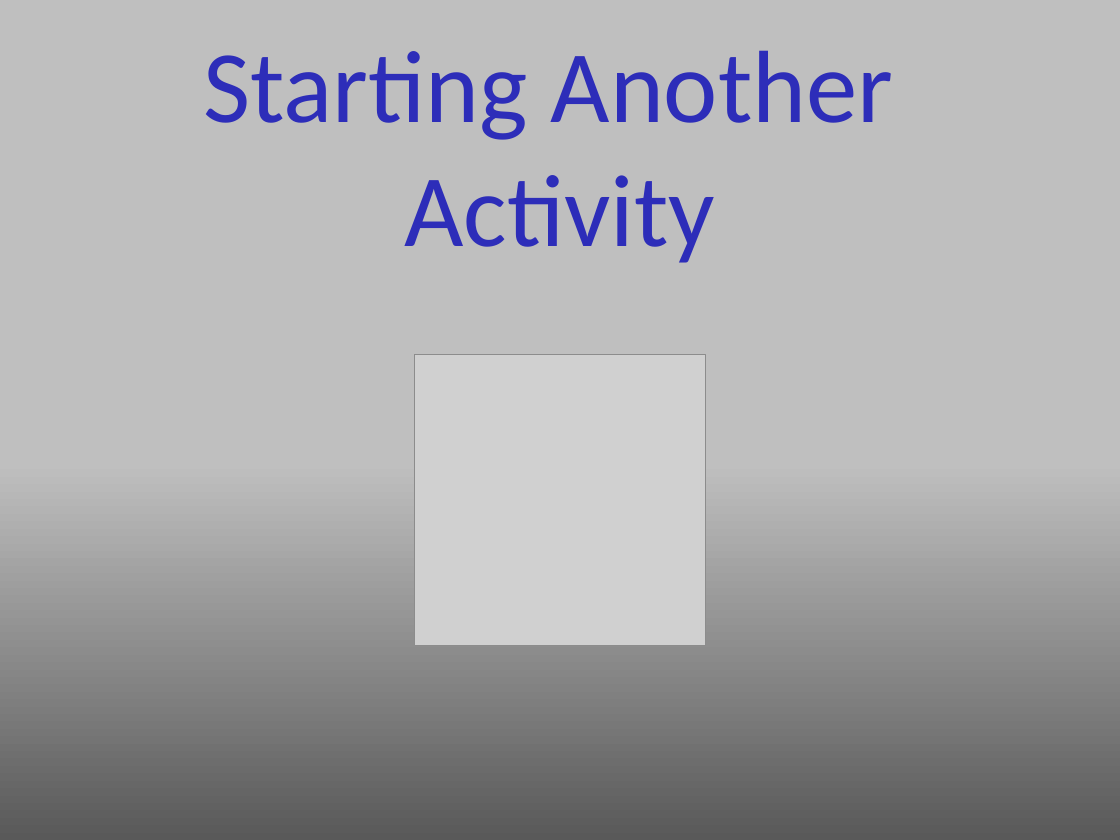
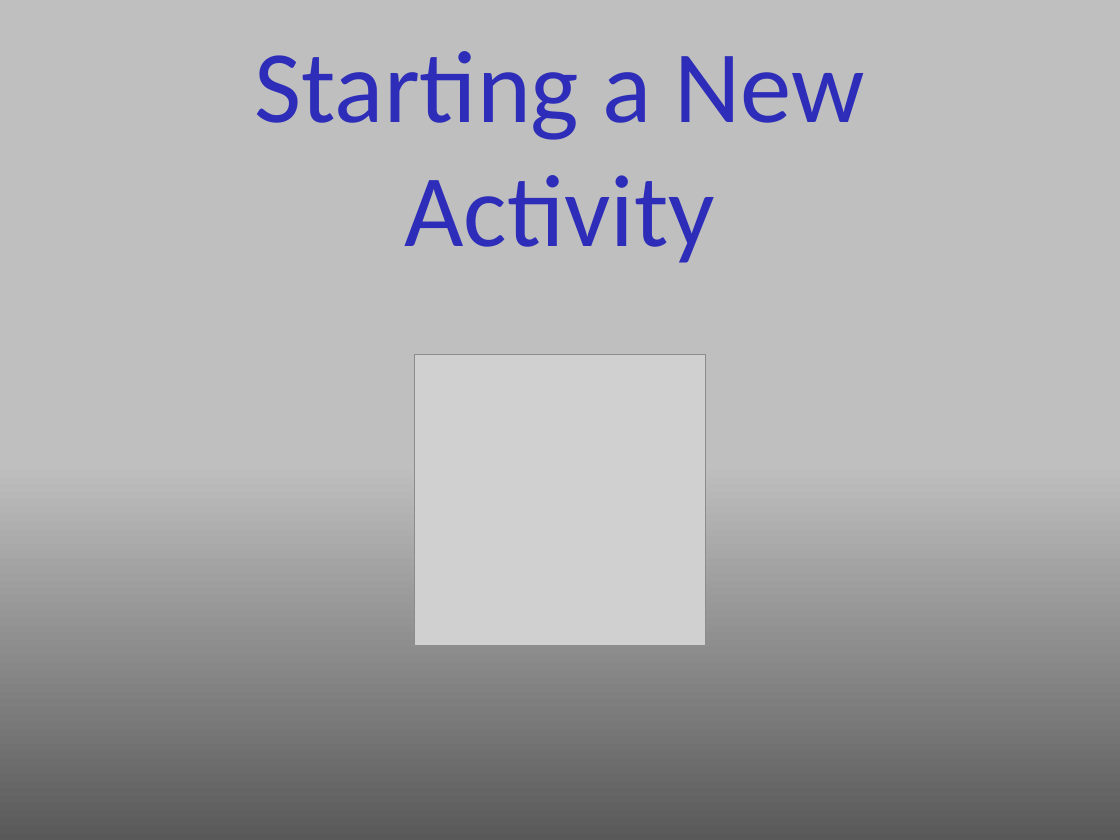
Before and after one commit to UO-CIS/CIS399Android-CourseMaterials, a slide deck: slide 18 of Notes and Slides/CIS399Wk2Day3b-Menu+Settings.pptx (slide 16 before the commit). Drawn at 1120x840 pixels with LibreOffice and Linux fonts; fonts in the diff are those of the drawing; grey boxes stand for pictures. Boxes give left, top, right and bottom in pixels: in the first picture for what was removed or moved away, otherwise in the second. Text is boxed around its words. In the diff, an @@ line names an element or a change of style, - is before the commit and + after.

```diff
--- a/Notes and Slides/CIS399Wk2Day3b-Menu+Settings.pptx
+++ b/Notes and Slides/CIS399Wk2Day3b-Menu+Settings.pptx
@@ text at box(255, 51, 865, 263): text changed @@
-Starting Another
-Activity
+Starting a New
+Activity
```
Also in this commit, not shown: 12 other slides changed, 6 slides added, 1 slide removed, 9 other files.
